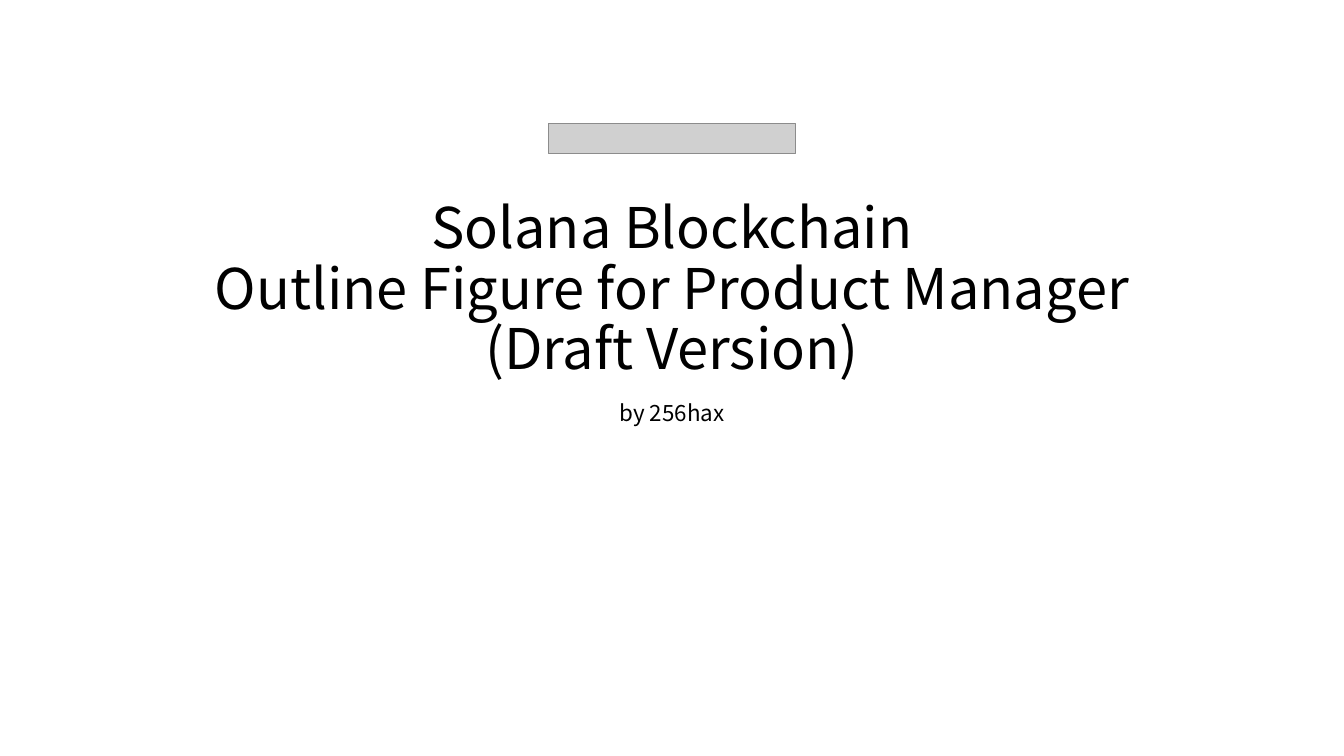
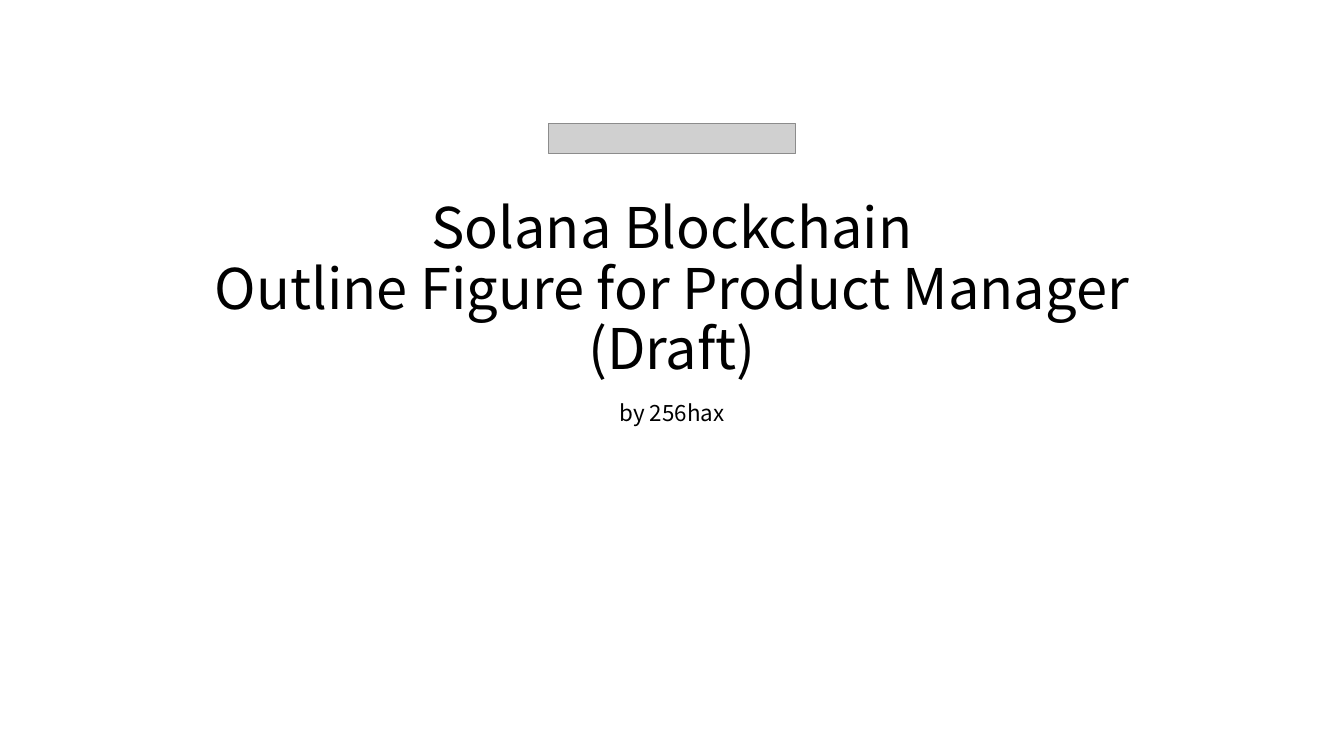
Before and after one commit to SmartGru25/Solana-React-Minimal, a slide deck: slide 1 of docs/Solana_Blockchain_Outline_Figure.pptx. Drawn at 1344x756 pixels with LibreOffice and Linux fonts; fonts in the diff are those of the drawing; grey boxes stand for pictures. Boxes give left, top, right and bottom in pixels: in the first picture for what was removed or moved away, otherwise in the second. Text is boxed around its words. In the diff, an @@ line names an element or a change of style, - is before the commit and + after.

```diff
--- a/docs/Solana_Blockchain_Outline_Figure.pptx
+++ b/docs/Solana_Blockchain_Outline_Figure.pptx
@@ title at [215, 203, 1129, 380]: text changed @@
-Solana Blockchain
-Outline Figure for Product Manager
-(Draft Version)
+Solana Blockchain
+Outline Figure for Product Manager
+(Draft)
```
Also in this commit, not shown: 3 other slides changed, 2 slides added.
